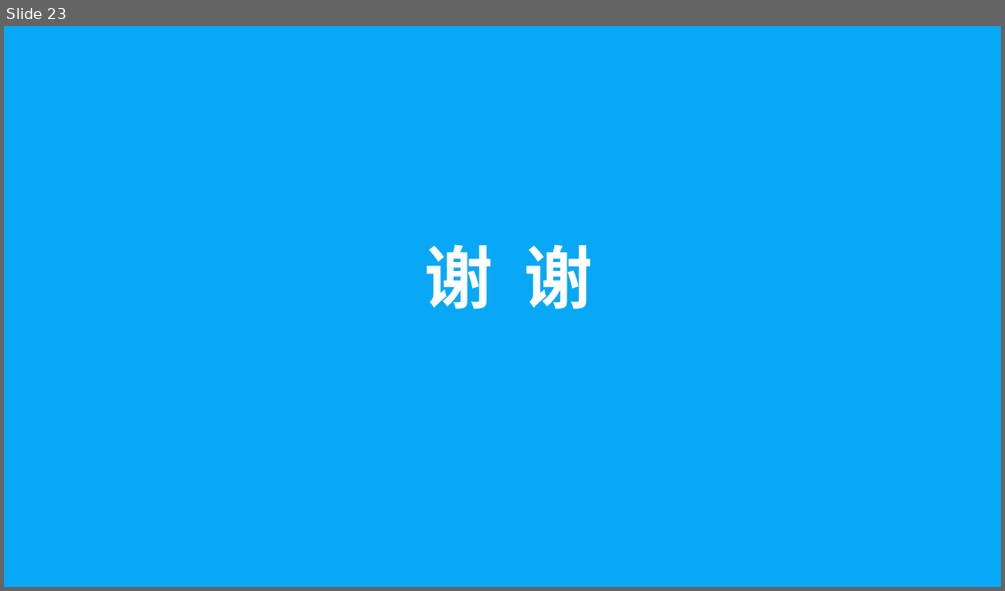
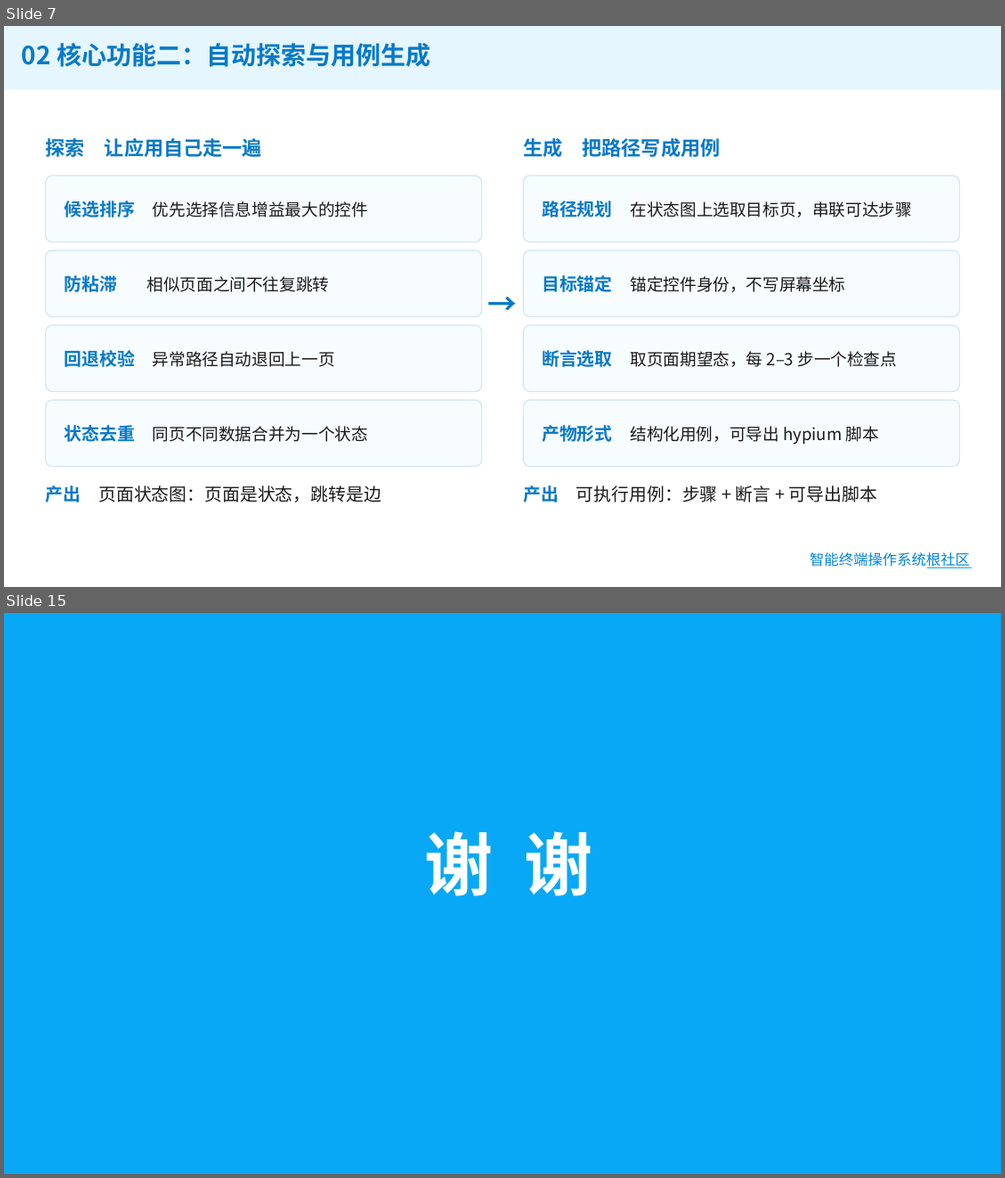
Before and after one commit to gema-secure/ohauto, a slide deck: 提交材料/03-答辩PPT.pptx. Shown one above the other, each under a label of ours: slide 23 before the commit, slides 7 and 15 after it; the slides between them are not shown. The pictures are 1005x591 and 1005x1178 pixels, drawn with LibreOffice and Linux fonts; fonts in the diff are those of the drawing; background and template pictures are left out. Boxes give left, top, right and bottom in pixels: in the first picture for what was removed or moved away, otherwise in the second. Text is boxed around its words. In the diff, an @@ line names an element or a change of style, - is before the commit and + after.

```diff
--- a/提交材料/03-答辩PPT.pptx
+++ b/提交材料/03-答辩PPT.pptx
@@ slide 7 added at <box>4,26,1001,587</box>, background #FFFFFF @@
@@ rectangle added at <box>4,26,1001,89</box>, fill #08A8F6 at 10% opacity @@
@@ text added at <box>22,43,430,67</box>, 24 pt, text #0879C9, bold @@
+02 核心功能二：自动探索与用例生成
@@ text added at <box>46,138,262,157</box>, 19 pt, text #0879C9, bold @@
+探索 让应用自己走一遍
@@ text added at <box>523,138,720,157</box>, 19 pt, text #0879C9, bold @@
+生成 把路径写成用例
@@ rounded rectangle added at <box>46,176,482,242</box>, fill #F7FCFF, outline #CFE6F7 1 pt, 16 pt, text #1A1A1A @@
+候选排序 优先选择信息增益最大的控件
@@ rounded rectangle added at <box>523,176,959,242</box>, fill #F7FCFF, outline #CFE6F7 1 pt, 16 pt, text #1A1A1A @@
+路径规划 在状态图上选取目标页，串联可达步骤
@@ rounded rectangle added at <box>46,250,482,317</box>, fill #F7FCFF, outline #CFE6F7 1 pt, 16 pt, text #1A1A1A @@
+防粘滞 相似页面之间不往复跳转
@@ rounded rectangle added at <box>523,250,959,317</box>, fill #F7FCFF, outline #CFE6F7 1 pt, 16 pt, text #1A1A1A @@
+目标锚定 锚定控件身份，不写屏幕坐标
@@ text added at <box>484,286,521,328</box>, 28 pt, text #0879C9, bold @@
+→
@@ rounded rectangle added at <box>46,325,482,392</box>, fill #F7FCFF, outline #CFE6F7 1 pt, 16 pt, text #1A1A1A @@
+回退校验 异常路径自动退回上一页
@@ rounded rectangle added at <box>523,325,959,392</box>, fill #F7FCFF, outline #CFE6F7 1 pt, 16 pt, text #1A1A1A @@
+断言选取 取页面期望态，每 2–3 步一个检查点
@@ rounded rectangle added at <box>46,400,482,467</box>, fill #F7FCFF, outline #CFE6F7 1 pt, 16 pt, text #1A1A1A @@
+状态去重 同页不同数据合并为一个状态
@@ rounded rectangle added at <box>523,400,959,467</box>, fill #F7FCFF, outline #CFE6F7 1 pt, 16 pt, text #1A1A1A @@
+产物形式 结构化用例，可导出 hypium 脚本
@@ text added at <box>46,485,381,502</box>, 17 pt, text #1A1A1A @@
+产出 页面状态图：页面是状态，跳转是边
@@ text added at <box>523,485,877,502</box>, 17 pt, text #1A1A1A @@
+产出 可执行用例：步骤 + 断言 + 可导出脚本
@@ text added at <box>809,552,970,568</box>, 14 pt, text gradient #0284E2 to #00B050 @@
+智能终端操作系统根社区
@@ line added from (928, 567) to (971, 567), #00B0F0 1.5 pt @@
@@ what was slide 23 is now slide 15 @@
```
Also in this commit, not shown: 2 slides changed, 11 other slides added, 20 slides removed, 1 other file.
